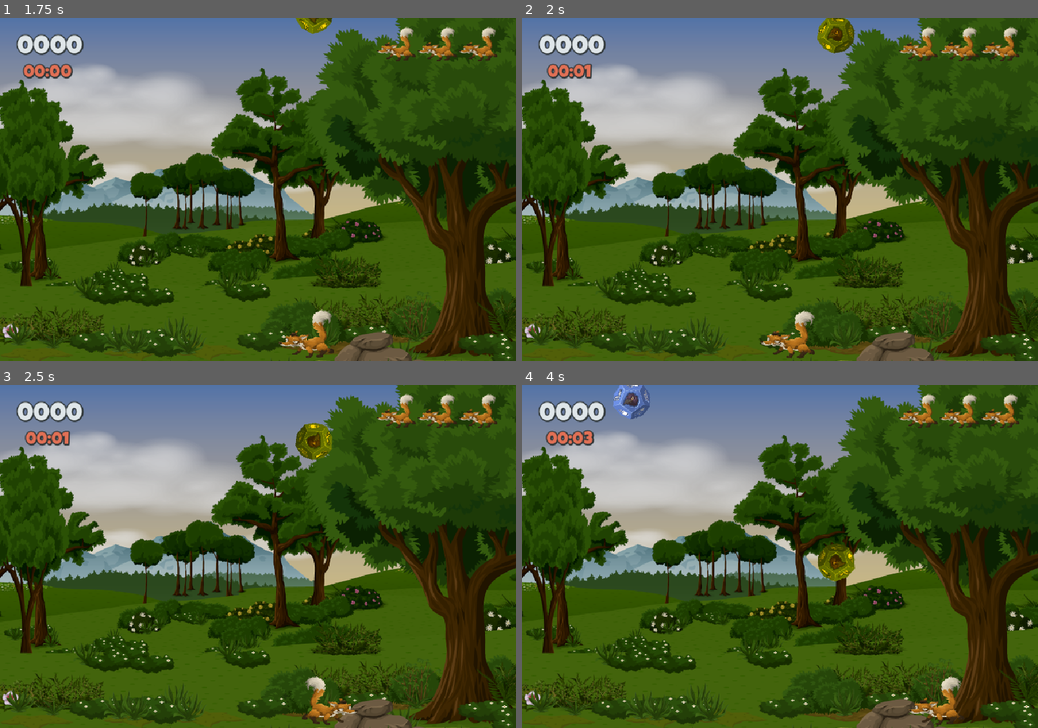
Above: before the commit, frames 1-4 (two rows, left to right).
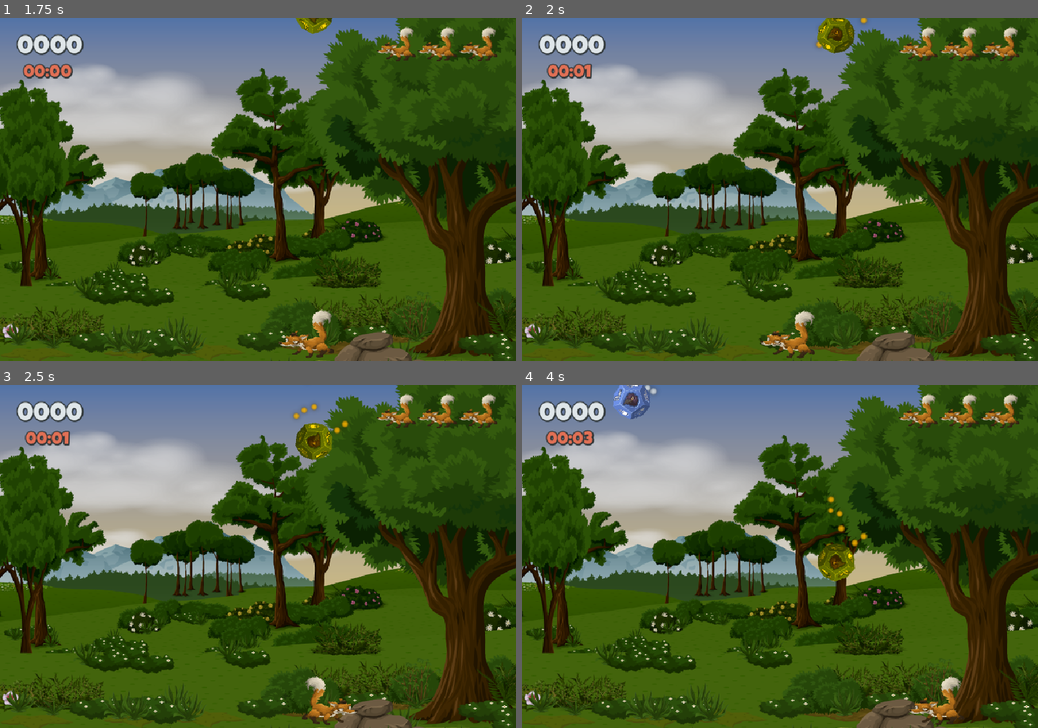
Above: after the commit, the same moments.

Repository: Newton-Duarte/godot-dice-catcher
Game: Godot game, scene res://scenes/main.tscn
The game is run twice, just before and just after one commit, with the same random seed, the same clock (stepped at 60 frames per second) and the same inputs.
Inputs:
- Up to frame 1 (1.75 s): tap Enter (ui_accept) at 0.5, 0.77, 1.52 s; hold Right (ui_right) 0.53-1.28 s; hold Left (ui_left) from 1.28 s (still down)
- Up to frame 2 (2 s): keep holding Left (ui_left)
- Up to frame 3 (2.5 s): release Left (ui_left) at 2.03 s; hold Right (ui_right) from 2.03 s (still down)
- Up to frame 4 (4 s): tap Enter (ui_accept) at 3.02, 3.77 s; release Right (ui_right) at 3.53 s; hold Left (ui_left) from 3.53 s (still down)

Frame 1 is identical in both runs. In frame 2, less than 0.1% of the frame differs, in the area x 56-67%, y 0-9%; in frame 3, 0.1%; in frame 4, 0.2%, in the area x 23-67%, y 0-48%.

Commit message:
feat: add particles to dice

Diff:
--- a/scenes/dice.tscn
+++ b/scenes/dice.tscn
@@ -2,6 +2,7 @@
 
 [ext_resource type="Texture2D" uid="uid://wtrtptm6su1" path="res://assets/Dice.png" id="1_27nyo"]
 [ext_resource type="Script" uid="uid://bk33yijmc3tvu" path="res://scripts/dice.gd" id="1_mg5ex"]
+[ext_resource type="Texture2D" uid="uid://61tagt76j248" path="res://assets/circle_05.png" id="3_oi81l"]
 
 [sub_resource type="CircleShape2D" id="CircleShape2D_27nyo"]
 radius = 37.0
@@ -10,6 +11,7 @@
 script = ExtResource("1_mg5ex")
 
 [node name="Sprite2D" type="Sprite2D" parent="." unique_id=1543258246]
+z_index = 1
 texture_filter = 1
 position = Vector2(0, 38)
 texture = ExtResource("1_27nyo")
@@ -20,4 +22,15 @@
 
 [node name="VisibleOnScreenNotifier2D" type="VisibleOnScreenNotifier2D" parent="." unique_id=1462637883]
 
+[node name="CPUParticles2D" type="CPUParticles2D" parent="." unique_id=1549113162]
+position = Vector2(0, 36)
+texture = ExtResource("3_oi81l")
+lifetime = 0.5
+emission_shape = 1
+emission_sphere_radius = 60.0
+gravity = Vector2(0, -400)
+scale_amount_min = 0.05
+scale_amount_max = 0.07
+color = Color(0.8745098, 0.9019608, 0.9137255, 1)
+
 [connection signal="screen_exited" from="VisibleOnScreenNotifier2D" to="." method="_on_screen_exited"]
--- a/scripts/dice.gd
+++ b/scripts/dice.gd
@@ -5,6 +5,7 @@
 signal off_screen(dice: Dice)
 
 @onready var sprite_2d: Sprite2D = $Sprite2D
+@onready var cpu_particles_2d: CPUParticles2D = $CPUParticles2D
 
 const SPEED: float = 150.0
 const ROTATION_SPEED: float = 5.0
@@ -13,13 +14,17 @@
 var rotate_direction: float = 1.0
 var speed_multiplier: float = 1.0
 var points: int = 1
-var dice_rare_color: Color = Color("#FFD700")
-var dice_bad_color: Color = Color("#D63031")
 var is_rare: bool = false
 var is_bad: bool = false
 
 func _ready() -> void:
 	rotate_direction = rotate_directions.pick_random()
+	if is_rare:
+		modulate = ColorManager.RARE_COLOR
+		cpu_particles_2d.color = ColorManager.RARE_COLOR
+	elif is_bad:
+		modulate = ColorManager.BAD_COLOR
+		cpu_particles_2d.color = ColorManager.BAD_COLOR
 
 func _physics_process(delta: float) -> void:
 	sprite_2d.rotate((ROTATION_SPEED * rotate_direction) * delta)
@@ -28,11 +33,9 @@
 func setup_rare_dice() -> void:
 	is_rare = true
 	points = 5
-	modulate = dice_rare_color
 
 func setup_bad_dice() -> void:
 	is_bad = true
-	modulate = dice_bad_color
 
 func _on_screen_exited() -> void:
 	off_screen.emit(self)
